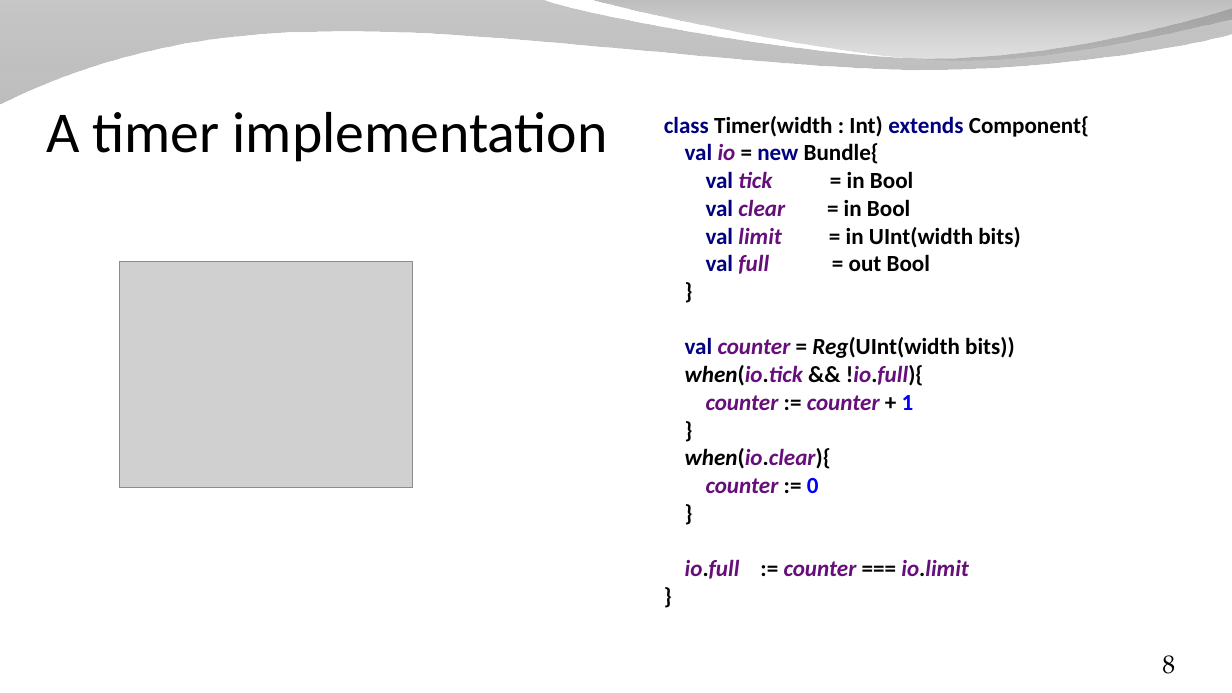
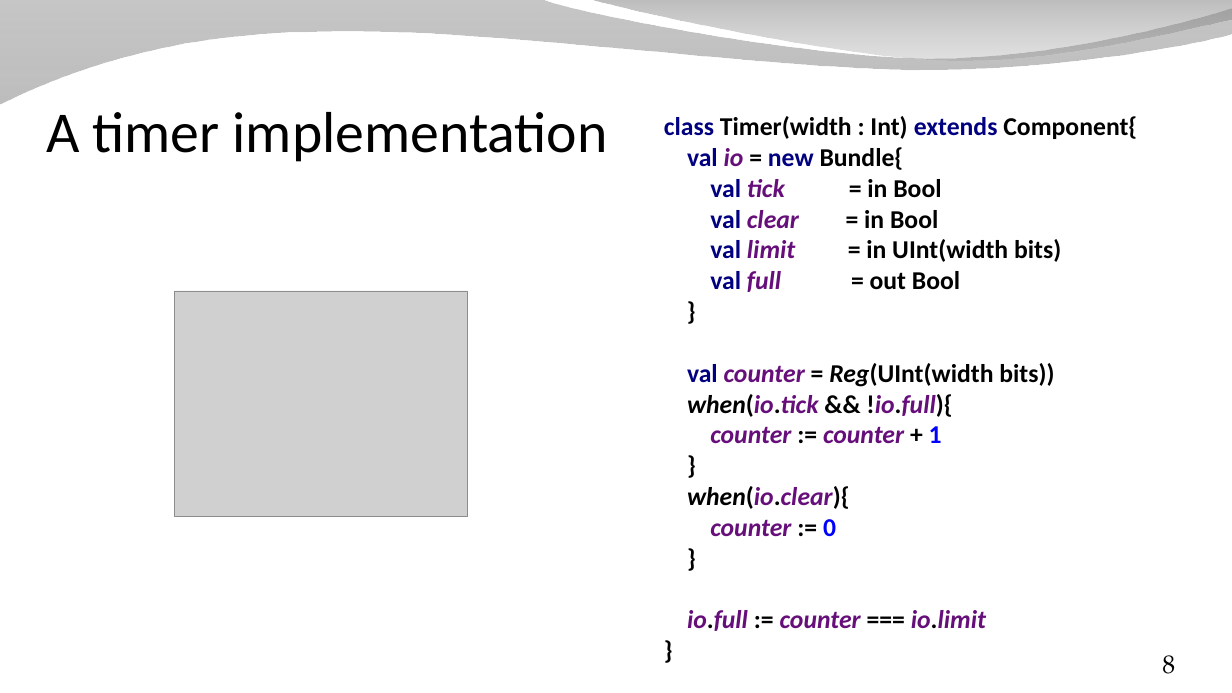
Before and after one commit to SpinalHDL/SpinalDoc, a slide deck: slide 8 of presentation/en/presentation_move_forward_short.odp. Drawn at 1232x693 pixels with LibreOffice and Linux fonts; fonts in the diff are those of the drawing; grey boxes stand for pictures; background and template pictures are left out. Boxes give left, top, right and bottom in pixels: in the first picture for what was removed or moved away, otherwise in the second. Text is boxed around its words. In the diff, an @@ line names an element or a change of style, - is before the commit and + after.

```diff
--- a/presentation/en/presentation_move_forward_short.odp
+++ b/presentation/en/presentation_move_forward_short.odp
@@ text "class Timer(width : Int) extends ..." at [664,116,1137,631]: size 18 to 20 pt @@
@@ picture: place and size @@
-picture at [119,261,412,487]
+picture at [175,291,467,516]
```
Also in this commit, not shown: 11 other slides changed.
